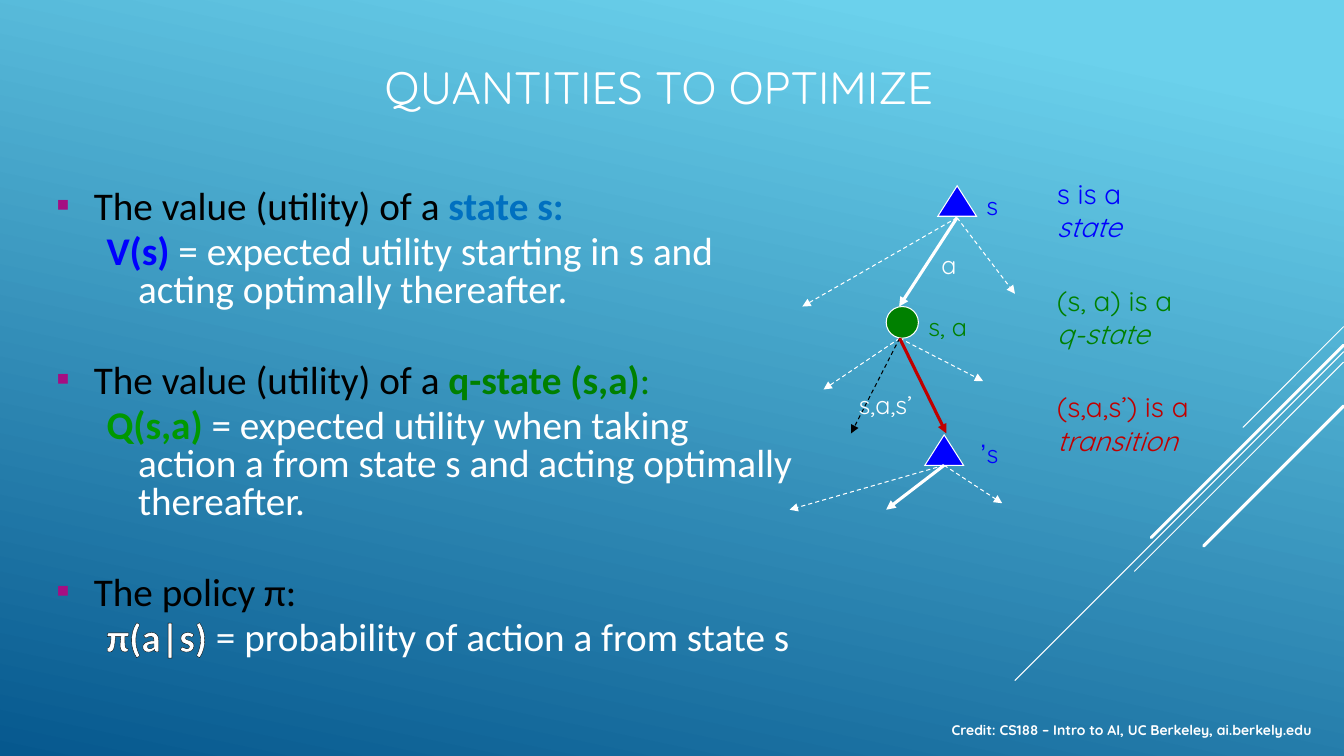
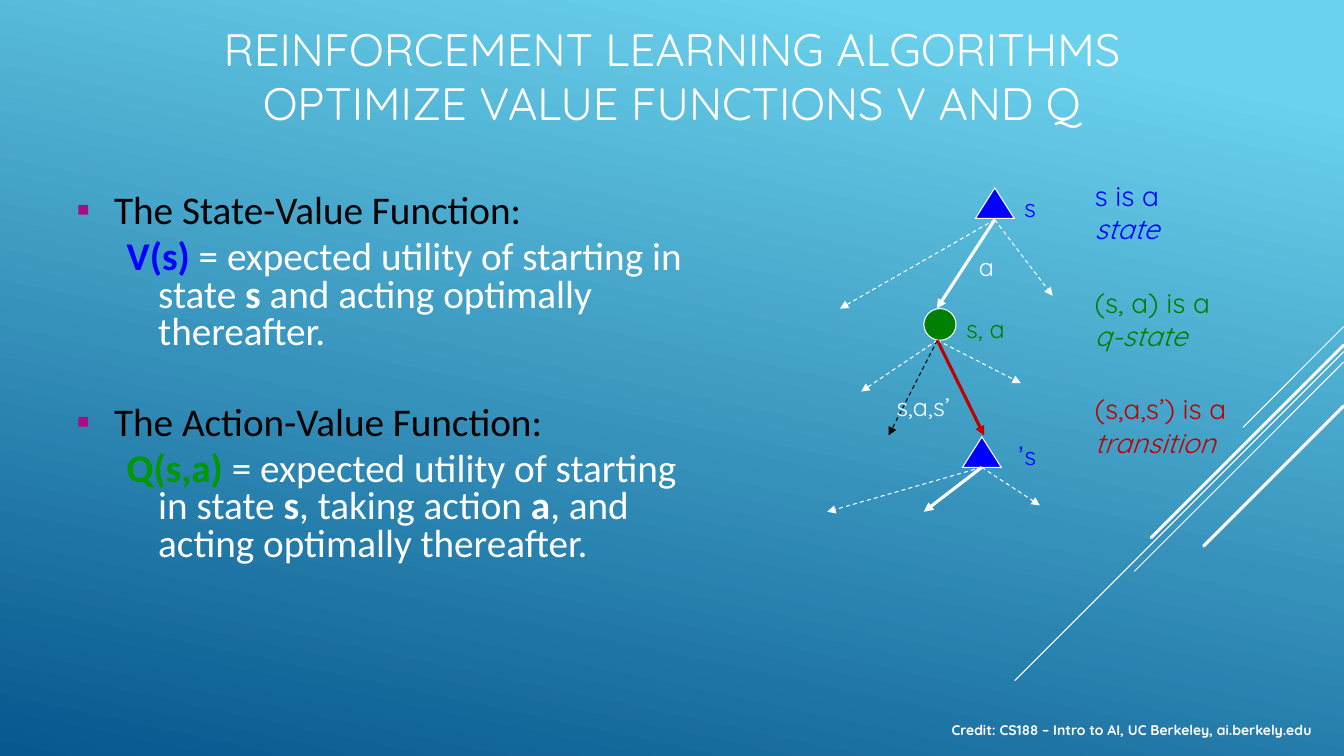
Before and after one commit to seohara1955/Presentations, a slide deck: slide 9 of mw-devs-ml-grp/2020-09-02/simple-rl-glue-app.pptx (slide 6 before the commit). Drawn at 1344x756 pixels with LibreOffice and Linux fonts; fonts in the diff are those of the drawing. Boxes give left, top, right and bottom in pixels: in the first picture for what was removed or moved away, otherwise in the second. Text is boxed around its words. In the diff, an @@ line names an element or a change of style, - is before the commit and + after.

```diff
--- a/mw-devs-ml-grp/2020-09-02/simple-rl-glue-app.pptx
+++ b/mw-devs-ml-grp/2020-09-02/simple-rl-glue-app.pptx
@@ title at box(224, 34, 1120, 128): text changed @@
-QUANTITIES TO OPTIMIZE
+REINFORCEMENT LEARNING ALGORITHMS OPTIMIZE VALUE FUNCTIONS V AND Q
@@ text at box(114, 196, 682, 564): text changed @@
-▪ The value (utility) of a state s:
-  V(s) = expected utility starting in s and acting optimally thereafter.
-▪ The value (utility) of a q-state (s,a):
-  Q(s,a) = expected utility when taking action a from state s and acting optimally thereafter.
-▪ The policy π:
-  π(a|s) = probability of action a from state s
+▪ The State-Value Function:
+  V(s) = expected utility of starting in state s and acting optimally thereafter.
+▪ The Action-Value Function:
+  Q(s,a) = expected utility of starting in state s, taking action a, and acting optimally thereafter.
@@ 7 arrows, 1 triangle, 1 ellipse: place and size @@
-7 arrows, 1 triangle, 1 ellipse at box(789, 186, 1015, 510)
+7 arrows, 1 triangle, 1 ellipse at box(828, 188, 1053, 512)
@@ 8 texts, 3 arrows, 1 triangle: place and size @@
-8 texts, 3 arrows, 1 triangle at box(803, 185, 1189, 503)
+8 texts, 3 arrows, 1 triangle at box(840, 187, 1226, 505)
```
Also in this commit, not shown: 8 other slides changed, 4 slides added, 1 slide removed, 1 other file.
